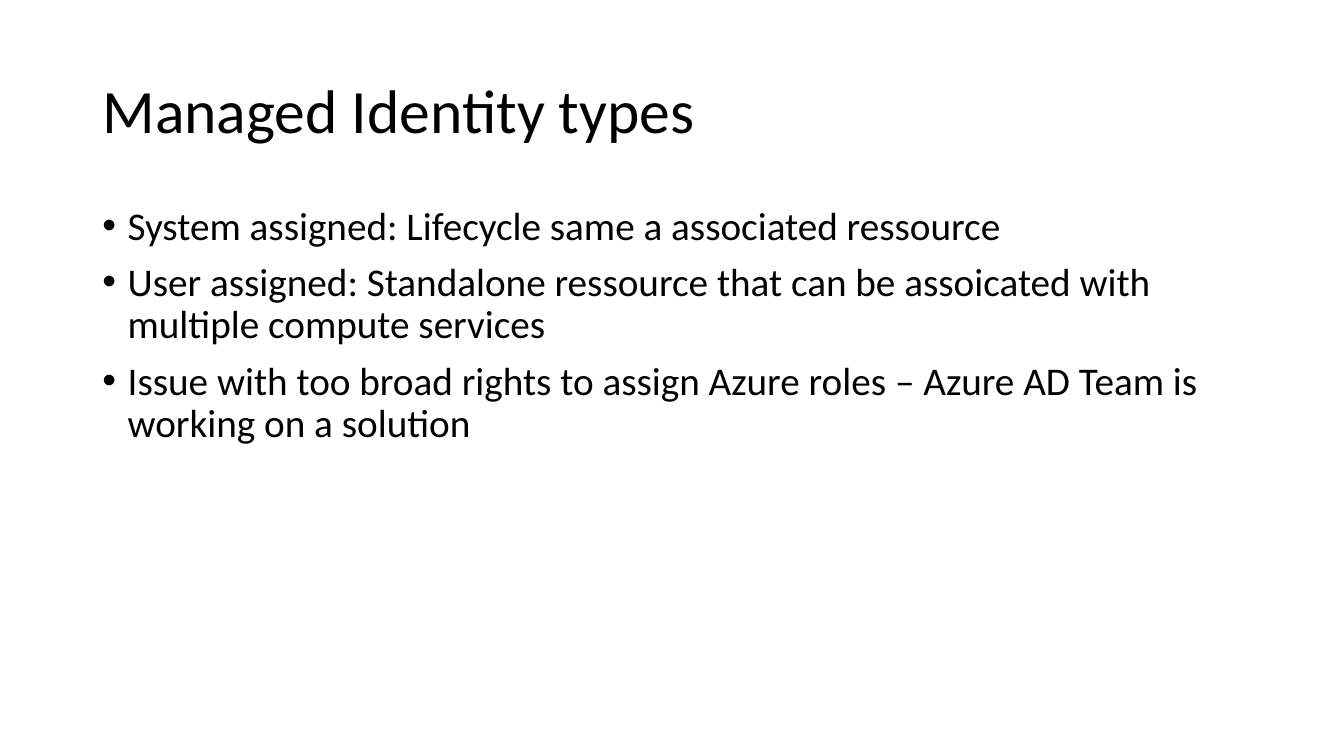
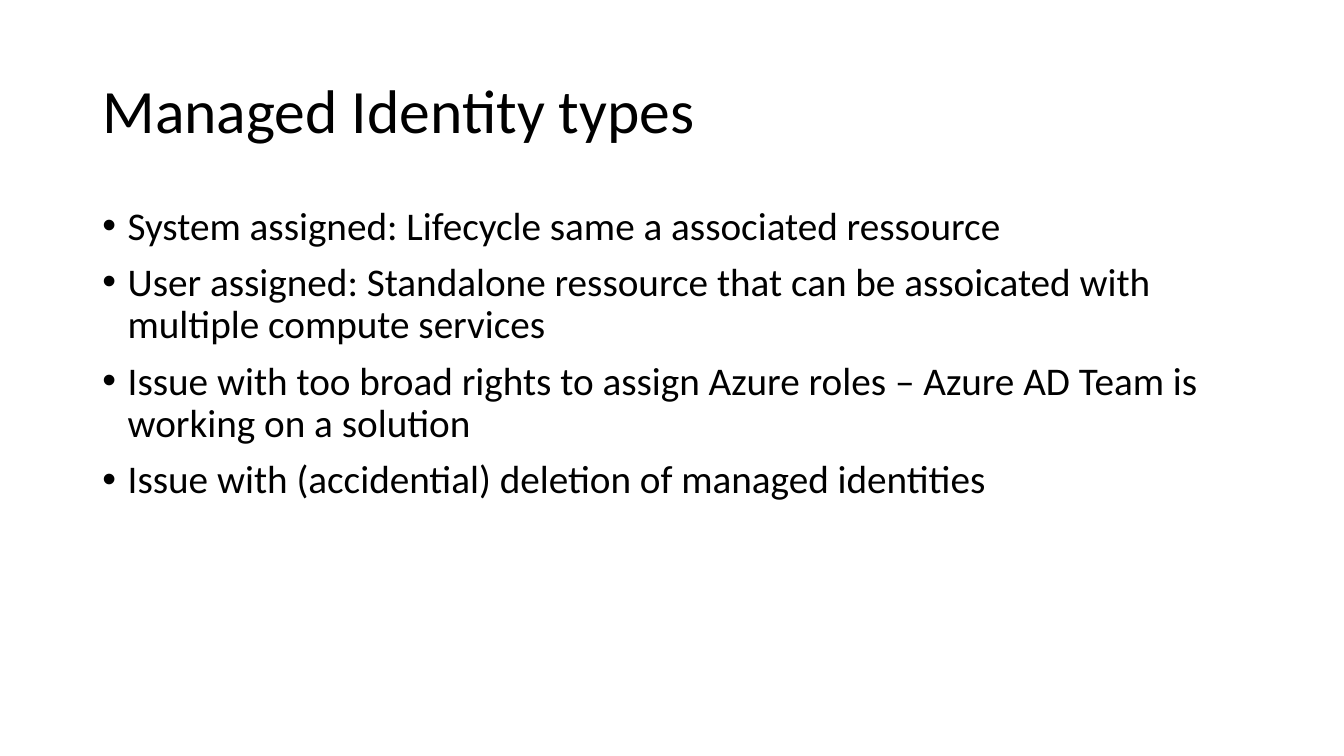
Before and after one commit to ErikEJ/CloudBurstDemo, a slide deck: slide 5 of ManagedIdentity.pptx. Drawn at 1344x756 pixels with LibreOffice and Linux fonts; fonts in the diff are those of the drawing. Boxes give left, top, right and bottom in pixels: in the first picture for what was removed or moved away, otherwise in the second. Text is boxed around its words. In the diff, an @@ line names an element or a change of style, - is before the commit and + after.

Commit message:
small update

```diff
--- a/ManagedIdentity.pptx
+++ b/ManagedIdentity.pptx
@@ text at (128,464,986,500): paragraph added @@
+• Issue with (accidential) deletion of managed identities
```
